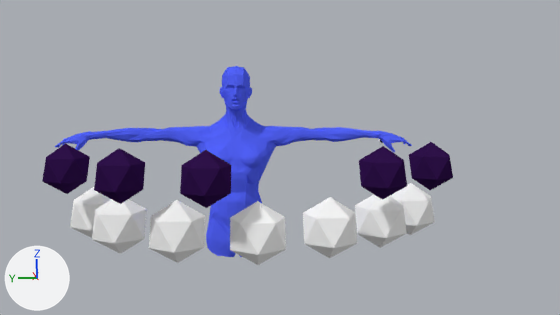
Renders of the Blender file Armature/Chordata_Armature_sendOsc.blend from each side of a commit.
One viewpoint serves both versions: the file's camera 'the_cam'. The lights are fixed; the arrows at lower left show +X, +Y and +Z.
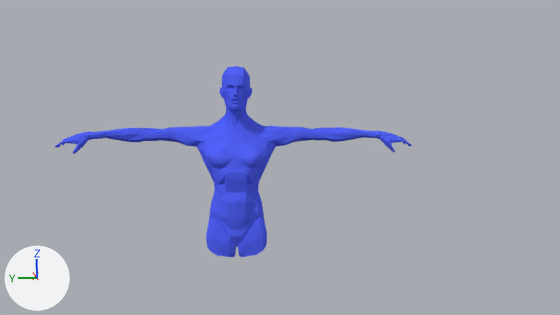
Boxes (x1, y1, x2, y2) around the edits, measured in the pictures (560 x 315 px):
'Icosphere.002', hidden
    before: (230, 201, 286, 265)
'Icosphere.001', hidden
    before: (148, 200, 205, 263)
'Icosphere.003', hidden
    before: (303, 197, 358, 258)
'Icosphere', hidden
    before: (92, 199, 147, 254)
'Icosphere.009', hidden (purple)
    before: (180, 150, 231, 208)
'Icosphere.004', hidden
    before: (355, 195, 407, 248)
'Icosphere.010', hidden (purple)
    before: (94, 148, 145, 204)
'Icosphere.008', hidden (purple)
    before: (359, 146, 407, 200)
'Icosphere.011', hidden (purple)
    before: (42, 143, 90, 194)
'Icosphere.007', hidden (purple)
    before: (409, 142, 453, 190)
'Icosphere.005', hidden
    before: (390, 183, 435, 235)
'Icosphere.006', hidden
    before: (70, 187, 111, 238)

What changed in the scene script:
```text
Change ob_l_hand:
    ob_l_hand.rotation_euler: (-1.219, -0.101, 2.902) -> (1.338, -0.54, 2.234)  # degrees (-70, -5.8, 166) -> degrees (77, -31, 128)
    add ob_l_hand.hide_set(True)  # its collection is switched off
Change ob_icosphere_011:
    add ob_icosphere_011.hide_set(True)  # its collection is switched off
Change ob_icosphere_010:
    add ob_icosphere_010.hide_set(True)  # its collection is switched off
Change ob_icosphere_009:
    add ob_icosphere_009.hide_set(True)  # its collection is switched off
Change ob_icosphere_008:
    add ob_icosphere_008.hide_set(True)  # its collection is switched off
Change ob_icosphere_007:
    add ob_icosphere_007.hide_set(True)  # its collection is switched off
Change ob_icosphere_006:
    add ob_icosphere_006.hide_set(True)  # its collection is switched off
Change ob_icosphere_005:
    add ob_icosphere_005.hide_set(True)  # its collection is switched off
Change ob_icosphere_004:
    add ob_icosphere_004.hide_set(True)  # its collection is switched off
Change ob_icosphere_003:
    add ob_icosphere_003.hide_set(True)  # its collection is switched off
Change ob_icosphere_002:
    add ob_icosphere_002.hide_set(True)  # its collection is switched off
Change ob_icosphere_001:
    add ob_icosphere_001.hide_set(True)  # its collection is switched off
Change ob_icosphere:
    add ob_icosphere.hide_set(True)  # its collection is switched off
```
